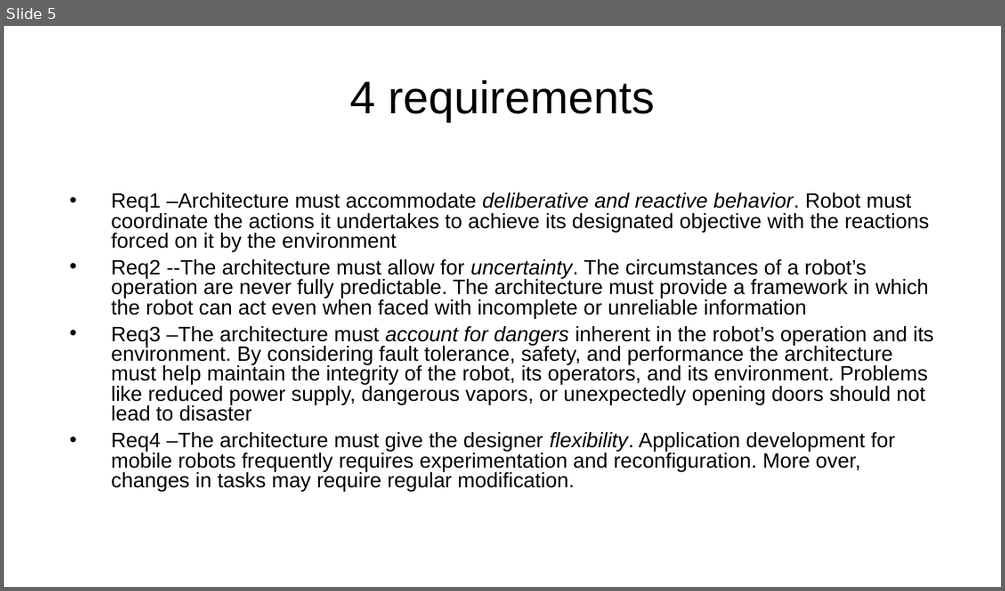
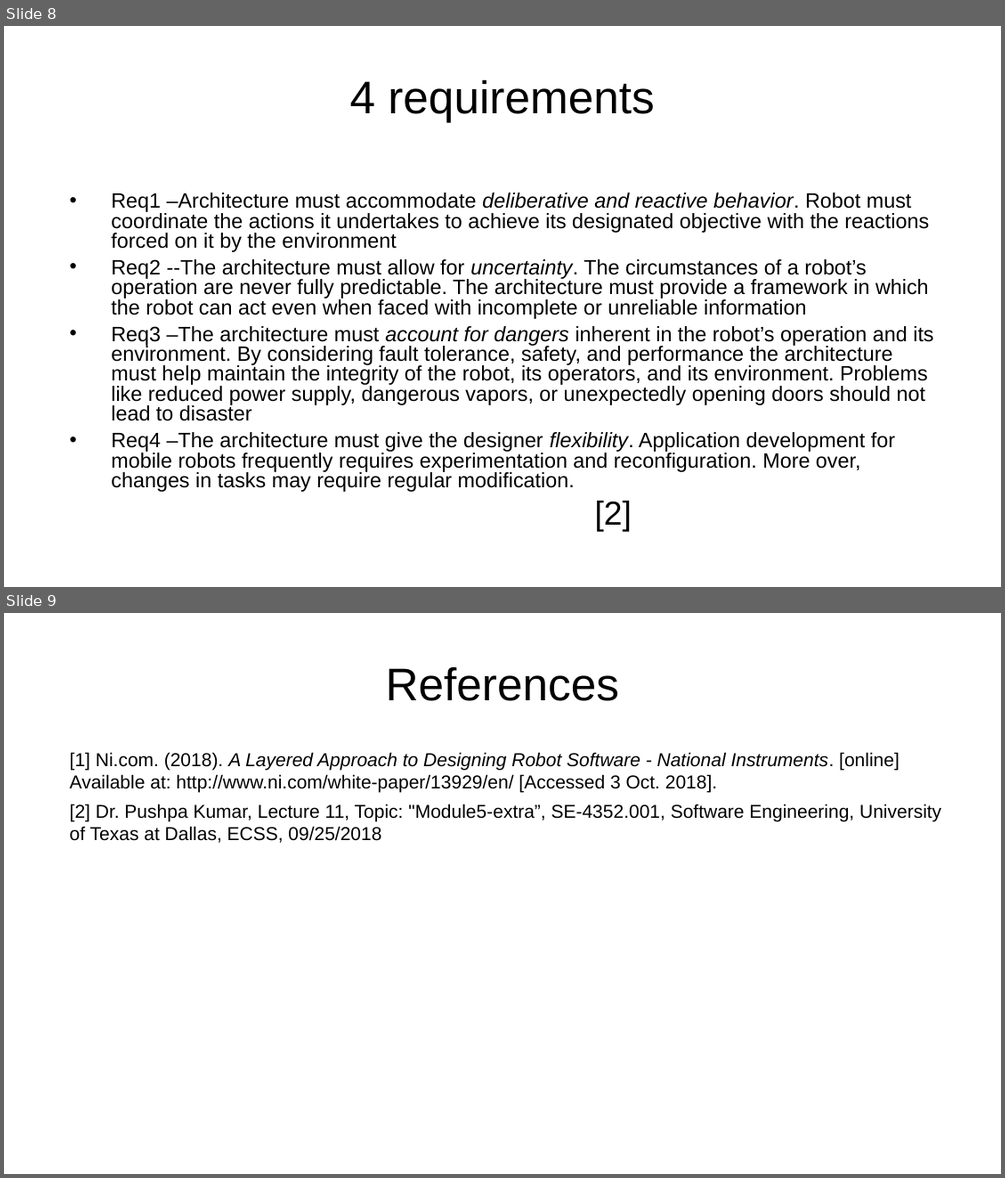
Before and after one commit to AlexLundinEducational/UTDFall2018, a slide deck: 2.1-SE-4352.001-AandD/Homework/Homework3/Homework3.pptx. Shown one above the other, each under a label of ours: slide 5 before the commit, slides 8 and 9 after it. The pictures are 1005x591 and 1005x1178 pixels, drawn with LibreOffice and Linux fonts; fonts in the diff are those of the drawing; background and template pictures are left out. Boxes give left, top, right and bottom in pixels: in the first picture for what was removed or moved away, otherwise in the second. Text is boxed around its words. In the diff, an @@ line names an element or a change of style, - is before the commit and + after.

```diff
--- a/2.1-SE-4352.001-AandD/Homework/Homework3/Homework3.pptx
+++ b/2.1-SE-4352.001-AandD/Homework/Homework3/Homework3.pptx
@@ slide 9 added at [4,613,1001,1174], background picture (left out) @@
@@ title added at [386,667,619,701], 44 pt, text #000000 @@
+References
@@ text added at [70,752,941,843], 18 pt, text #000000 @@
+[1] Ni.com. (2018). A Layered Approach to Designing Robot Software - National Instruments. [online] Available at: http://www.ni.com/white-paper/13929/en/ [Accessed 3 Oct. 2018].
+[2] Dr. Pushpa Kumar, Lecture 11, Topic: "Module5-extra”, SE-4352.001, Software Engineering, University of Texas at Dallas, ECSS, 09/25/2018
@@ what was slide 5 is now slide 8 @@
@@ slide 8 changed as well @@
@@ text added at [595,500,631,531], 32 pt, text #000000 @@
+[2]
```
Also in this commit, not shown: 6 other slides changed, 2 other slides added, 3 slides removed, 1 other file.
